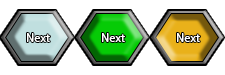
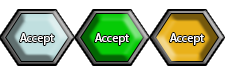
Comparing the layer stacks of the two 225px x 75px images. Changes:
added group "down" with 29 layers above "Layer 1 copy 2" over left=169, top=32, right=205, bottom=46
showed group "previous" (1st of 2, in "down") (2 layers), moved it into group "down" over left=169, top=33, right=205, bottom=45
renamed "Previous" to "Accept", painted on it over left=169, top=33, right=205, bottom=45
renamed "Previous" to "Accept", painted on it over left=169, top=33, right=205, bottom=45
moved "Polygon 1 copy 3" into group "down" over left=169, top=32, right=205, bottom=46
moved "Layer 2 copy 2" into group "down" over left=169, top=32, right=205, bottom=46
added group "hover" with 32 layers above "Layer 1 copy" over left=94, top=32, right=130, bottom=46
added group "accept" (1st of 2, in "hover") with 2 layers in group "hover" over left=95, top=33, right=129, bottom=45
added layer "Accept" (3rd of 6, in "hover" › "accept") in group "accept" over left=95, top=33, right=129, bottom=45
added layer "Accept" (4th of 6, in "hover" › "accept") in group "accept" over left=95, top=33, right=129, bottom=45
moved "Polygon 1 copy 2" into group "hover" over left=94, top=32, right=130, bottom=46
moved "Layer 2 copy" into group "hover" over left=94, top=32, right=130, bottom=46
added group "on" with 32 layers above "Layer 1" over left=19, top=32, right=55, bottom=46
added group "accept" (2nd of 2, in "on") with 2 layers in group "on" over left=20, top=33, right=54, bottom=45
added layer "Accept" (5th of 6, in "on" › "accept") in group "accept" over left=20, top=33, right=54, bottom=45
added layer "Accept" (6th of 6, in "on" › "accept") in group "accept" over left=20, top=33, right=54, bottom=45
moved "Polygon 1 copy" into group "on" over left=19, top=32, right=55, bottom=46
moved "Layer 2" into group "on" over left=19, top=32, right=55, bottom=46
…and 3 more changes (3 stack, 3 visibility)
